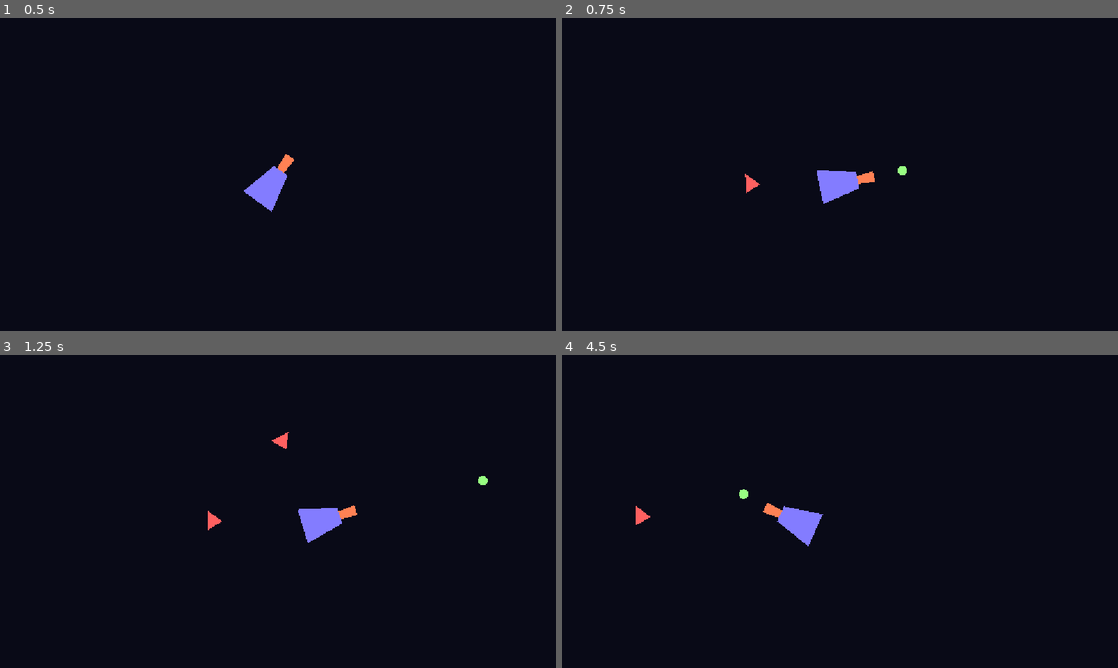
Above: before the commit, frames 1-4 (two rows, left to right).
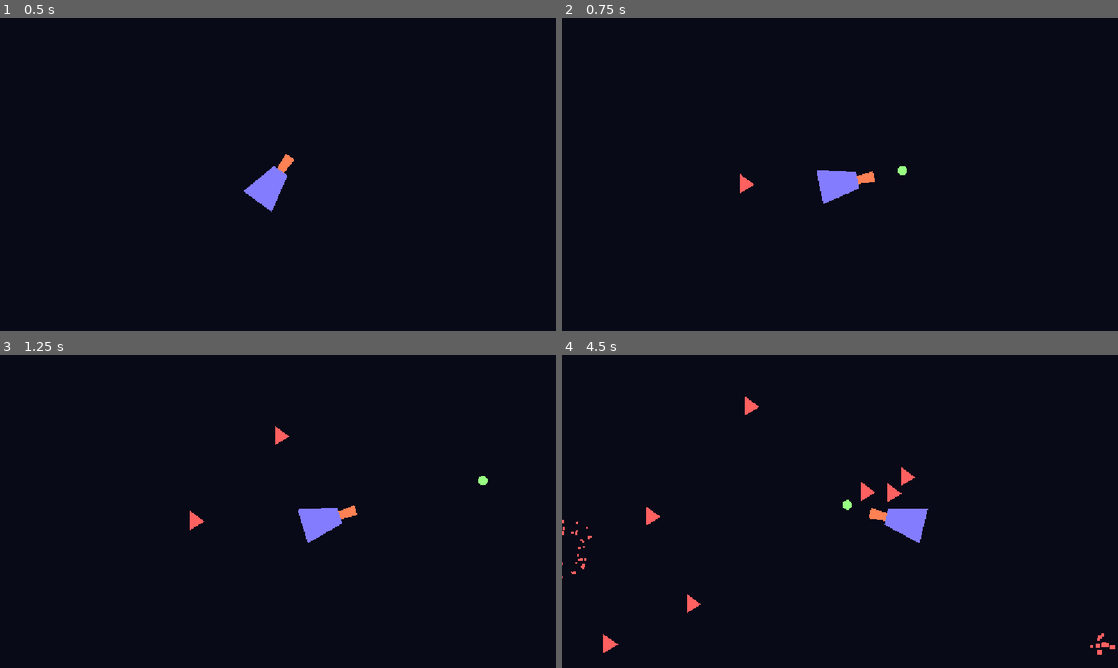
Above: after the commit, the same moments.

Repository: juansfierro/valentine-game-jam
Game: Godot game, scene res://scenes/game.tscn
Two runs of this game, one before a commit and one after it. Both use one fixed random seed, a clock stepped at 60 frames per second and the inputs below.
Inputs (mouse positions are in pixels of both pictures, inside the frame that each line leads up to):
- Up to frame 1 (0.5 s): no input
- Up to frame 2 (0.75 s): tap Enter at 0.5 s; move the mouse to (962, 158) at 0.52 s; hold D (right) from 0.53 s (still down); tap Space (shoot) at 0.6 s
- Up to frame 3 (1.25 s): keep holding D (right)
- Up to frame 4 (4.5 s): move the mouse to (728, 527) at 1.27 s; release D (right) at 1.28 s; hold S (down) 1.28-2.03 s; tap Space (shoot) every 0.75 s from 1.35 to 4.35 s; move the mouse to (895, 442) at 2.02 s; hold D (right) 2.03-2.78 s; move the mouse to (812, 574) at 2.77 s; hold W (up) 2.78-3.53 s; move the mouse to (1006, 558) at 3.52 s; hold A (left) from 3.53 s (still down); move the mouse to (673, 464) at 4.27 s

Frame 1 is identical in both runs. In frame 2, 0.1% of the frame differs, in the area x 32-36%, y 49-56%; in frame 3, 0.2%; in frame 4, 2.2%, in the area x 0-100%, y 13-96%.

Commit message:
Created Alive Class for all entities with the 'health' parameter

Diff:
--- /dev/null
+++ b/alive_class.gd
@@ -0,0 +1,33 @@
+extends CharacterBody2D
+
+class_name Alive
+
+@export var max_health: float
+@export var speed: float
+@export var damage: float
+
+var current_health: float
+
+func _init(health: float = 100.0, spd: float = 50.0, dmg: float = 10.0) -> void:
+	max_health = health
+	speed = spd
+	damage = dmg
+
+func _ready() -> void:
+	current_health = max_health
+
+func take_damage(amount: float) -> void:
+	current_health -= amount
+
+	if current_health <= 0:
+		die()
+	else:
+		flash_red()
+
+func flash_red() -> void:
+	modulate = Color.RED
+	await get_tree().create_timer(0.1).timeout
+	modulate = Color.WHITE
+
+func die() -> void:
+	queue_free()
--- a/project.godot
+++ b/project.godot
@@ -26,6 +26,8 @@
 [global_group]
 
 enemies=""
+player=""
+alive="Entities with the \"health\" parameter"
 
 [input]
 
--- a/scenes/bullet.tscn
+++ b/scenes/bullet.tscn
@@ -1,23 +1,18 @@
-[gd_scene load_steps=3 format=3 uid="uid://ctxhoyoq7noph"]
+[gd_scene format=3 uid="uid://ctxhoyoq7noph"]
 
-[ext_resource type="Script" path="res://scripts/bullet.gd" id="1_r20t4"]
+[ext_resource type="Script" uid="uid://jptiwbi55j1x" path="res://scripts/bullet.gd" id="1_r20t4"]
 
 [sub_resource type="CircleShape2D" id="CircleShape2D_0q07k"]
 radius = 10.0499
 
-[node name="Bullet" type="Area2D"]
+[node name="Bullet" type="Area2D" unique_id=1282777845]
 script = ExtResource("1_r20t4")
 
-[node name="CollisionShape2D" type="CollisionShape2D" parent="."]
+[node name="CollisionShape2D" type="CollisionShape2D" parent="." unique_id=1316193860]
 shape = SubResource("CircleShape2D_0q07k")
 
-[node name="Polygon2D" type="Polygon2D" parent="."]
+[node name="Polygon2D" type="Polygon2D" parent="." unique_id=1817525634]
 color = Color(0.599833, 1, 0.51, 1)
 polygon = PackedVector2Array(0, -10, 4, -9, 8, -6, 10, -3, 10, 2, 8, 6, 5, 9, 0, 10, -4, 9, -7, 7, -9, 4, -10, 0, -9, -4, -6, -8)
 
-[node name="Timer" type="Timer" parent="."]
-one_shot = true
-autostart = true
-
 [connection signal="body_entered" from="." to="." method="_on_body_entered"]
-[connection signal="timeout" from="Timer" to="." method="_on_timer_timeout"]
--- a/scenes/enemy.tscn
+++ b/scenes/enemy.tscn
@@ -1,17 +1,17 @@
-[gd_scene load_steps=3 format=3 uid="uid://d4ahy8qay06oi"]
+[gd_scene format=3 uid="uid://d4ahy8qay06oi"]
 
-[ext_resource type="Script" path="res://scripts/enemy.gd" id="1_aonwj"]
+[ext_resource type="Script" uid="uid://dn7kyh4d487a3" path="res://scripts/enemy.gd" id="1_aonwj"]
 
 [sub_resource type="CircleShape2D" id="CircleShape2D_iluol"]
 radius = 11.0
 
-[node name="Enemy" type="CharacterBody2D" groups=["enemies"]]
+[node name="Enemy" type="CharacterBody2D" unique_id=2112688769 groups=["alive", "enemies"]]
 script = ExtResource("1_aonwj")
 
-[node name="Polygon2D" type="Polygon2D" parent="."]
+[node name="Polygon2D" type="Polygon2D" parent="." unique_id=1341820869]
 position = Vector2(-3, 1)
 color = Color(1, 0.38, 0.38, 1)
 polygon = PackedVector2Array(-8, -22, -8, 18, 22, 0)
 
-[node name="CollisionShape2D" type="CollisionShape2D" parent="."]
+[node name="CollisionShape2D" type="CollisionShape2D" parent="." unique_id=710838061]
 shape = SubResource("CircleShape2D_iluol")
--- a/scenes/game.tscn
+++ b/scenes/game.tscn
@@ -21,31 +21,31 @@
 [sub_resource type="WorldBoundaryShape2D" id="WorldBoundaryShape2D_iddry"]
 distance = -648.0
 
-[node name="Game" type="Node2D"]
+[node name="Game" type="Node2D" unique_id=1533908711]
 script = ExtResource("1_xrg4b")
 
-[node name="WorldEnvironment" type="WorldEnvironment" parent="."]
+[node name="WorldEnvironment" type="WorldEnvironment" parent="." unique_id=861482779]
 environment = SubResource("Environment_amyqu")
 
-[node name="Player" parent="." instance=ExtResource("1_wg05u")]
+[node name="Player" parent="." unique_id=2011689584 instance=ExtResource("1_wg05u")]
 position = Vector2(563, 342)
 
-[node name="Walls" type="StaticBody2D" parent="."]
+[node name="Walls" type="StaticBody2D" parent="." unique_id=2108238989]
 
-[node name="Top" type="CollisionShape2D" parent="Walls"]
+[node name="Top" type="CollisionShape2D" parent="Walls" unique_id=974507553]
 shape = SubResource("WorldBoundaryShape2D_lonrp")
 
-[node name="Left" type="CollisionShape2D" parent="Walls"]
+[node name="Left" type="CollisionShape2D" parent="Walls" unique_id=75893480]
 shape = SubResource("WorldBoundaryShape2D_yc7s2")
 
-[node name="Right" type="CollisionShape2D" parent="Walls"]
+[node name="Right" type="CollisionShape2D" parent="Walls" unique_id=1881692030]
 position = Vector2(1151, 1)
 shape = SubResource("WorldBoundaryShape2D_j7b27")
 
-[node name="Bottom" type="CollisionShape2D" parent="Walls"]
+[node name="Bottom" type="CollisionShape2D" parent="Walls" unique_id=648122802]
 shape = SubResource("WorldBoundaryShape2D_iddry")
 
-[node name="Timer" type="Timer" parent="."]
+[node name="Timer" type="Timer" parent="." unique_id=1663785519]
 wait_time = 0.5
 autostart = true
 
--- a/scenes/player.tscn
+++ b/scenes/player.tscn
@@ -1,28 +1,28 @@
-[gd_scene load_steps=3 format=3 uid="uid://cwu3x5ciplkqh"]
+[gd_scene format=3 uid="uid://cwu3x5ciplkqh"]
 
-[ext_resource type="Script" path="res://scripts/player.gd" id="1_rm1n3"]
+[ext_resource type="Script" uid="uid://b2rtlqu8nuy31" path="res://scripts/player.gd" id="1_rm1n3"]
 
 [sub_resource type="CapsuleShape2D" id="CapsuleShape2D_3d6g4"]
 radius = 23.0
 height = 74.0
 
-[node name="Player" type="CharacterBody2D"]
+[node name="Player" type="CharacterBody2D" unique_id=1439444063 groups=["alive", "player"]]
 script = ExtResource("1_rm1n3")
 
-[node name="Polygon2D2" type="Polygon2D" parent="."]
+[node name="Polygon2D2" type="Polygon2D" parent="." unique_id=1979363691]
 position = Vector2(-21, 4)
 color = Color(1, 0.508667, 0.33, 1)
 polygon = PackedVector2Array(10, -9, 88, -16, 88, 6, 10, 1)
 
-[node name="Polygon2D" type="Polygon2D" parent="."]
+[node name="Polygon2D" type="Polygon2D" parent="." unique_id=798456183]
 position = Vector2(-49, 0)
 color = Color(0.5155, 0.49, 1, 1)
 polygon = PackedVector2Array(1, -38, 1, 35, 81, 17, 81, -17)
 
-[node name="CollisionShape2D" type="CollisionShape2D" parent="."]
+[node name="CollisionShape2D" type="CollisionShape2D" parent="." unique_id=860309432]
 position = Vector2(-10, 0)
 rotation = 1.5708
 shape = SubResource("CapsuleShape2D_3d6g4")
 
-[node name="ShootyPart" type="Node2D" parent="."]
+[node name="ShootyPart" type="Node2D" parent="." unique_id=1571935889]
 position = Vector2(72, 0)
--- a/scripts/bullet.gd
+++ b/scripts/bullet.gd
@@ -1,25 +1,29 @@
 extends Area2D
 
+class_name Bullet
+
+@export var damage: float
+@export var speed: float
+
 var direction: Vector2
-const SPEED = 10
 var explosion_scene = preload("res://scenes/explosion.tscn")
 
-func _physics_process(delta: float) -> void:
-	global_position += direction * SPEED
+func _init(dmg: float = 100.0, spd: float = 10.0):
+	damage = dmg
+	speed = spd
 
-
-func _on_timer_timeout() -> void:
-	queue_free()
-
+func _physics_process(_delta: float) -> void:
+	global_position += direction * speed
 
 func _on_body_entered(body: Node2D) -> void:
-	if body.is_in_group("enemies"):
-		body.queue_free()
-		queue_free()
+	explode()
+	if body.is_in_group("alive"):
+		body.take_damage(100.0)
 
-		var explosion = explosion_scene.instantiate()
-		explosion.global_position = global_position
-		explosion.emitting = true
-		explosion.lifetime = randf_range(0.5, 0.7)
+func explode() -> void:
+	var explosion = explosion_scene.instantiate()
+	explosion.global_position = global_position
+	explosion.emitting = true
+	explosion.lifetime = randf_range(0.5, 0.7)
 
-		$/root/Game.add_child(explosion)
+	$/root/Game.add_child(explosion)
--- a/scripts/enemy.gd
+++ b/scripts/enemy.gd
@@ -1,12 +1,28 @@
-extends CharacterBody2D
+extends Alive
 
-@onready var player = $/root/Game/Player
+class_name Enemy
 
-const SPEED = 100
+var bullet_scene = preload("res://scenes/bullet.tscn")
+var player: Node2D = null
+
+func _init(health: float = 100.0, spd: float = 50.0, dmg: float = 10.0) -> void:
+	super._init(health, spd, dmg)
+
+func _ready() -> void:
+	current_health = max_health
+	player = get_tree().get_first_node_in_group("player")
 
 func _physics_process(delta: float) -> void:
-	velocity = (player.global_position - global_position).normalized() * SPEED
+	if player:
+		chase_player(delta)
+	move_and_slide()
 
-	look_at(player.global_position)
+func chase_player(_delta: float) -> void:
+	var direction = (player.global_position - global_position).normalized()
+	velocity = direction * speed
 
-	move_and_slide()
+#func shoot() -> void:
+	#var bullet = bullet_scene.instantiate()
+	#bullet.global_position = global_position
+	#bullet.direction = player.global_position
+	#$/root/Game.add_child(bullet)
--- a/scripts/player.gd
+++ b/scripts/player.gd
@@ -1,17 +1,23 @@
-extends CharacterBody2D
+extends Alive
+
+class_name Player
 
 var bullet_scene = preload("res://scenes/bullet.tscn")
 const SPEED = 200
 @onready var is_reloading = false
 @onready var shooty_part = $ShootyPart
 
-func _physics_process(delta: float) -> void:
+func _init(health: float = 100.0, spd: float = 200.0, dmg: float = 100.0):
+	super._init(health, spd, dmg)
+
+func _physics_process(_delta: float) -> void:
 	look_at(get_global_mouse_position())
-
+	#========================== Movement ======================================
 	velocity.x = Input.get_axis("left", "right") * SPEED
 	velocity.y = Input.get_axis("up", "down") * SPEED
 	velocity = lerp(get_real_velocity(), velocity, 0.1)
 
+	#========================== Shooting =======================================
 	if Input.is_action_just_pressed("shoot"):
 		var bullet = bullet_scene.instantiate()
 		bullet.global_position = shooty_part.global_position
Not shown, added: alive_class.gd.uid
Not shown: 1 places in scenes/game.tscn that only renumber resources
